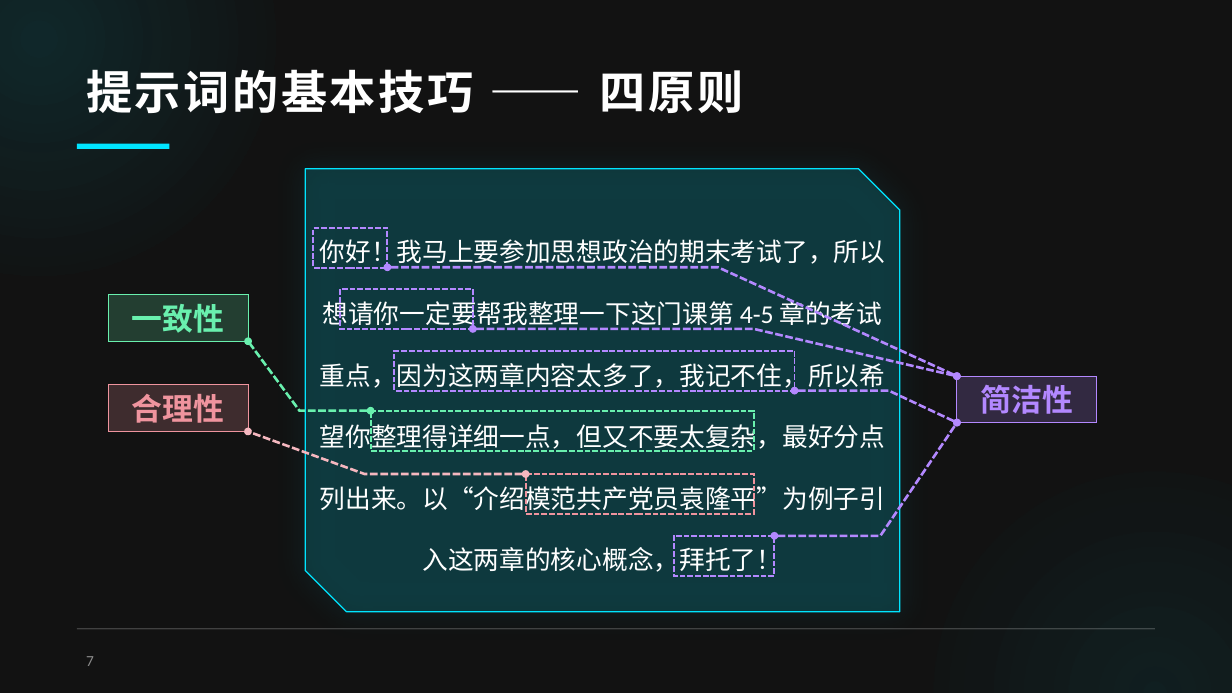
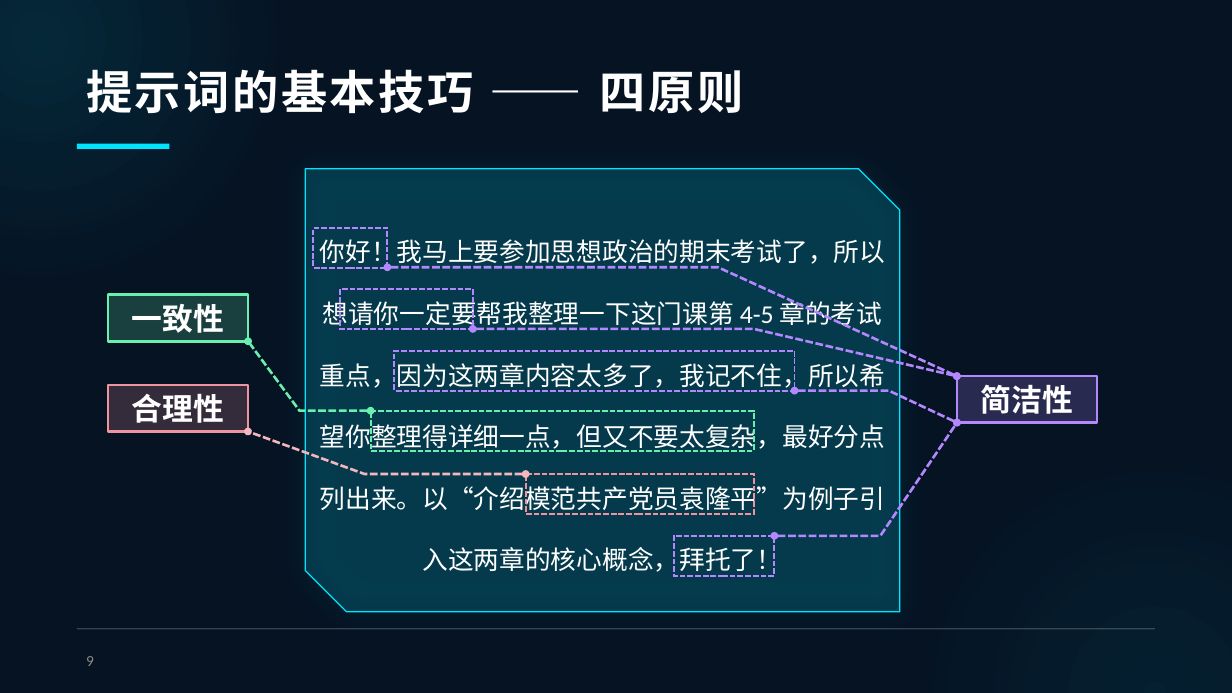
Before and after one commit to TramsWang/Intro2AITechs, a slide deck: slide 9 of 1-基础通识部分/8课时/第6课.pptx (slide 7 before the commit). Drawn at 1232x693 pixels with LibreOffice and Linux fonts; fonts in the diff are those of the drawing; background and template pictures are left out. Boxes give left, top, right and bottom in pixels: in the first picture for what was removed or moved away, otherwise in the second. Text is boxed around its words. In the diff, an @@ line names an element or a change of style, - is before the commit and + after.

```diff
--- a/1-基础通识部分/8课时/第6课.pptx
+++ b/1-基础通识部分/8课时/第6课.pptx
@@ background #121212 to #061323 @@
@@ rectangle "一致性" at (108, 295, 249, 341): text colour #69F0AE to #FFFFFF; outline #69F0AE 0.75 pt to #69F0AE 2 pt @@
@@ rectangle "合理性" at (108, 385, 249, 432): text colour #EF949E to #FFFFFF; outline #EF949E 0.75 pt to #EF949E 2 pt @@
@@ rectangle "简洁性" at (958, 376, 1098, 422): text colour #B388FF to #FFFFFF; outline #B388FF 0.75 pt to #B388FF 2 pt @@
@@ page number at (86, 656, 94, 666): text changed @@
-7
+9
```
Also in this commit, not shown: 17 other slides changed, 2 slides added, 27 other files.
